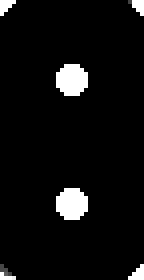
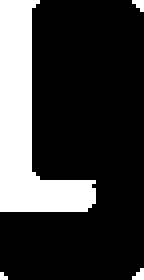
The second 144 x 280 image is a revision of the first. Changes to its layers:
removed group "new numbers" (10 layers) over (x1=0, y1=0, x2=144, y2=280)
showed "Layer 21", moved it out of group "new numbers" over (x1=0, y1=0, x2=144, y2=280)
hid "Layer 20", moved it out of group "new numbers" over (x1=0, y1=0, x2=144, y2=280)
removed group "old numbers" (10 layers) (was 74%) over (x1=0, y1=0, x2=144, y2=280)
removed layer "Layer 3" from group "old numbers" over (x1=0, y1=0, x2=144, y2=280)
